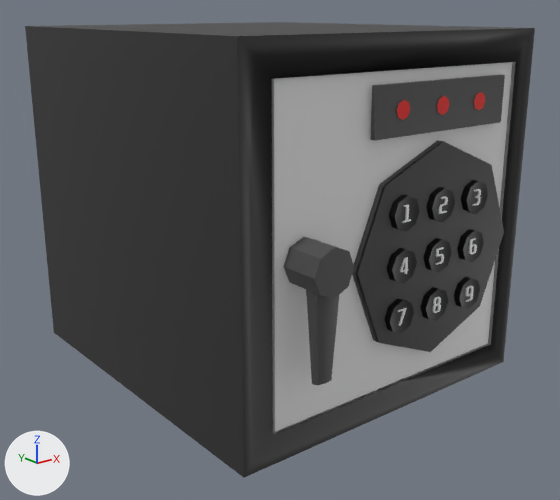
Before and after pictures for a commit that changed the FBX model Assets/Models/Safe.fbx.
The view is the same before and after, from a 50 mm camera at (-0.496, -0.656, 0.193) aimed at (-0.009, -0.048, -0.05). Lighting does not change. The marker at lower left points along +X, +Y and +Z. Where no turn or scale is listed for an object, it has been applied to the vertices.

In view in the first picture: 'KeyPad.028', 'KeyPad.029', 'KeyPad.030', 'KeyPad.031', 'KeyPad.032', 'KeyPad.033', 'KeyPad.034', 'KeyPad.035', 'KeyPad.036', 'Safe', 'SafeDoor'.
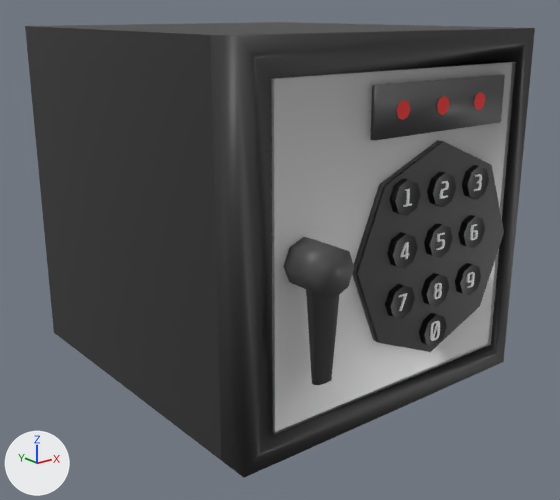
What differs and where, as boxes [x1, y1, x2, y2] in the pictures (560 x 500 px):
'KeyPad.036', moved
    before: [389, 194, 420, 232]
    after: [389, 179, 421, 216]
'KeyPad.034', moved
    before: [386, 248, 417, 284]
    after: [387, 232, 418, 269]
'KeyPad.030', moved
    before: [426, 187, 455, 223]
    after: [427, 172, 456, 207]
'KeyPad.035', moved
    before: [384, 298, 414, 333]
    after: [385, 284, 415, 319]
'KeyPad.033', moved
    before: [423, 238, 452, 273]
    after: [424, 223, 453, 258]
'KeyPad.028', moved
    before: [461, 180, 488, 214]
    after: [462, 165, 489, 200]
'KeyPad.029', moved
    before: [420, 287, 448, 321]
    after: [421, 273, 449, 307]
'KeyPad.031', moved
    before: [457, 229, 484, 262]
    after: [458, 215, 485, 248]
'KeyPad.032', moved
    before: [454, 276, 480, 309]
    after: [455, 263, 481, 295]
'KeyPad.040', added
    after: [419, 313, 447, 346]
part 1 of me_cube_090, shading changed
    both: [210, 27, 535, 478]

What the commit changed:
Material 'Numbers.002' (mat_numbers_002) is new.
Its base color is (1.0, 1.0, 1.0) (white #ffffff).
Material 'Button.002' (mat_button_002) is new.
Its base color is (0.0, 0.0, 0.0) (black #000000).
me_cube_090 has 98 vertices, 74 faces and spans x -0.174..0.174, y -0.245..-0.174, z -0.174..0.174.
me_cube_090 is used by ob_safedoor; location (0.0, 0.0, 0.0).
me_cube_090 part 1: edges marked sharp go from 123 to 0.
Mesh me_cube_083_1 is new.
It has 292 vertices, 284 faces and spans x -0.0171..0.0145, y -0.1076..-0.1007, z -0.1673..-0.1357.
Faces by material slot: [262, 22].
It uses material mat_numbers_002 (white #ffffff).
It uses material mat_button_002 (black #000000).
Object 'KeyPad.028' (ob_keypad_028) moves from (0.0404, -0.1137, 0.0809) to (0.0404, -0.1137, 0.0949).
Object 'KeyPad.034' (ob_keypad_034) moves from (0.0404, -0.1137, 0.0809) to (0.0404, -0.1137, 0.0949).
Object 'KeyPad.031' (ob_keypad_031) moves from (0.0404, -0.1137, 0.0809) to (0.0404, -0.1137, 0.0949).
Object 'KeyPad.036' (ob_keypad_036) moves from (0.0404, -0.1137, 0.0809) to (0.0404, -0.1137, 0.0949).
Object 'KeyPad.030' (ob_keypad_030) moves from (0.0404, -0.1137, 0.0809) to (0.0404, -0.1137, 0.0949).
Object 'KeyPad.033' (ob_keypad_033) moves from (0.0404, -0.1137, 0.0809) to (0.0404, -0.1137, 0.0949).
Object 'KeyPad.029' (ob_keypad_029) moves from (0.0404, -0.1137, 0.0809) to (0.0404, -0.1137, 0.0949).
Object 'KeyPad.032' (ob_keypad_032) moves from (0.0404, -0.1137, 0.0809) to (0.0404, -0.1137, 0.0949).
Object 'KeyPad.035' (ob_keypad_035) moves from (0.0404, -0.1137, 0.0809) to (0.0404, -0.1137, 0.0949).
Object 'KeyPad.040' (ob_keypad_040) is new; it shows me_cube_083_1.
Its location is (0.0404, -0.1137, 0.055).
